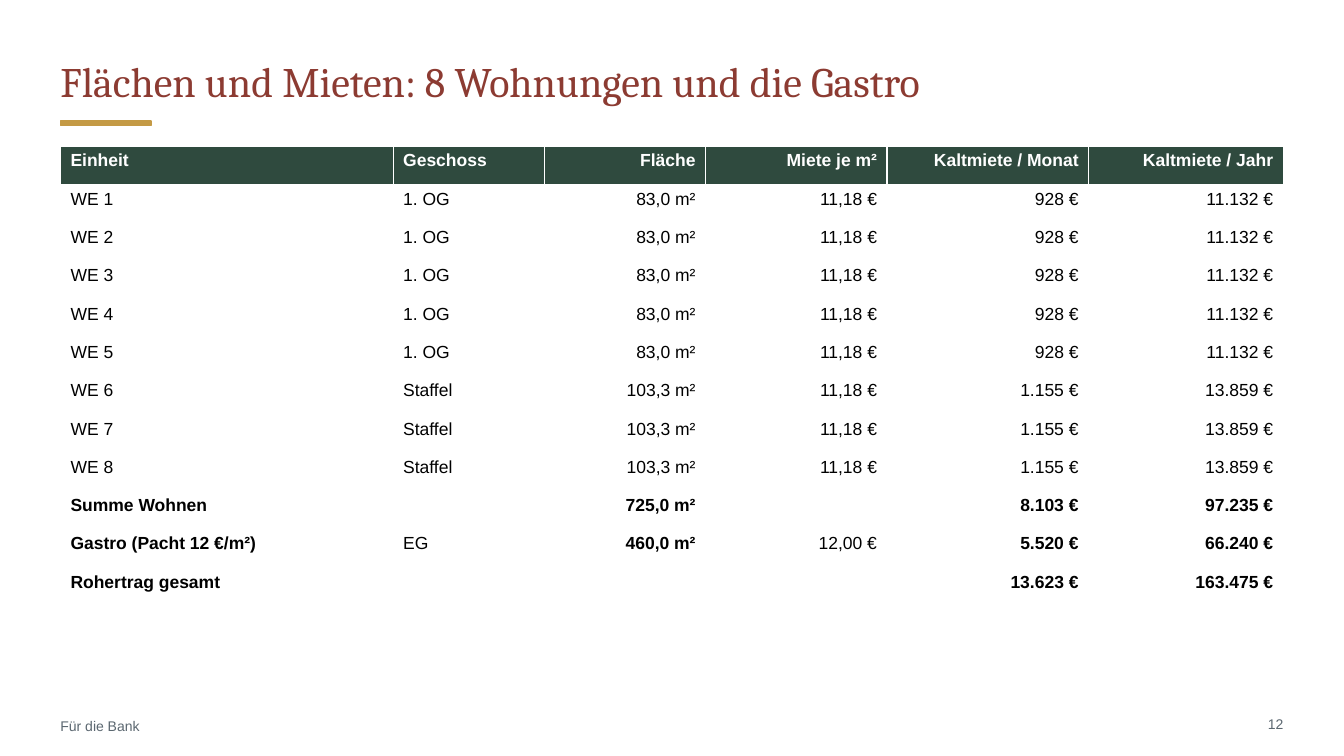
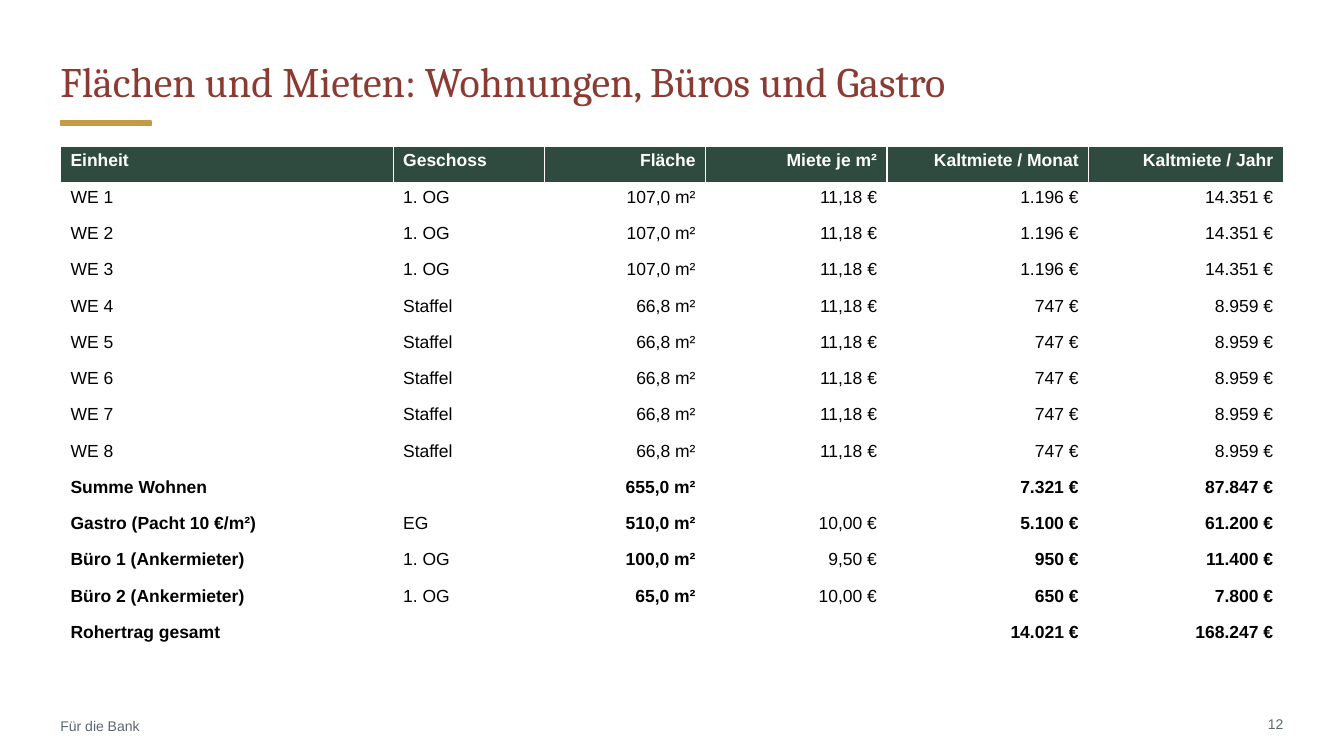
Before and after one commit to CartoonUsername/bau-projekt, a slide deck: slide 12 of praesentation/Neue-Mitte-Werlte_Baufeld3_8-Wohnungen_Grosse-Gastro-EG.pptx. Drawn at 1344x756 pixels with LibreOffice and Linux fonts; fonts in the diff are those of the drawing. Boxes give left, top, right and bottom in pixels: in the first picture for what was removed or moved away, otherwise in the second. Text is boxed around its words. In the diff, an @@ line names an element or a change of style, - is before the commit and + after.

```diff
--- a/praesentation/Neue-Mitte-Werlte_Baufeld3_8-Wohnungen_Grosse-Gastro-EG.pptx
+++ b/praesentation/Neue-Mitte-Werlte_Baufeld3_8-Wohnungen_Grosse-Gastro-EG.pptx
@@ title at (60,68,946,106): text changed @@
-Flächen und Mieten: 8 Wohnungen und die Gastro
+Flächen und Mieten: Wohnungen, Büros und Gastro
@@ table at (60,146,1284,646) @@
-row 2: WE 1 | 1. OG | 83,0 m² | 11,18 € | 928 € | 11.132 €
-row 3: WE 2 | 1. OG | 83,0 m² | 11,18 € | 928 € | 11.132 €
-row 4: WE 3 | 1. OG | 83,0 m² | 11,18 € | 928 € | 11.132 €
-row 5: WE 4 | 1. OG | 83,0 m² | 11,18 € | 928 € | 11.132 €
-row 6: WE 5 | 1. OG | 83,0 m² | 11,18 € | 928 € | 11.132 €
-row 7: WE 6 | Staffel | 103,3 m² | 11,18 € | 1.155 € | 13.859 €
-row 8: WE 7 | Staffel | 103,3 m² | 11,18 € | 1.155 € | 13.859 €
-row 9: WE 8 | Staffel | 103,3 m² | 11,18 € | 1.155 € | 13.859 €
-row 10: Summe Wohnen |  | 725,0 m² |  | 8.103 € | 97.235 €
-row 11: Gastro (Pacht 12 €/m²) | EG | 460,0 m² | 12,00 € | 5.520 € | 66.240 €
-row 12: Rohertrag gesamt |  |  |  | 13.623 € | 163.475 €
+row 2: WE 1 | 1. OG | 107,0 m² | 11,18 € | 1.196 € | 14.351 €
+row 3: WE 2 | 1. OG | 107,0 m² | 11,18 € | 1.196 € | 14.351 €
+row 4: WE 3 | 1. OG | 107,0 m² | 11,18 € | 1.196 € | 14.351 €
+row 5: WE 4 | Staffel | 66,8 m² | 11,18 € | 747 € | 8.959 €
+row 6: WE 5 | Staffel | 66,8 m² | 11,18 € | 747 € | 8.959 €
+row 7: WE 6 | Staffel | 66,8 m² | 11,18 € | 747 € | 8.959 €
+row 8: WE 7 | Staffel | 66,8 m² | 11,18 € | 747 € | 8.959 €
+row 9: WE 8 | Staffel | 66,8 m² | 11,18 € | 747 € | 8.959 €
+row 10: Summe Wohnen |  | 655,0 m² |  | 7.321 € | 87.847 €
+row 11: Gastro (Pacht 10 €/m²) | EG | 510,0 m² | 10,00 € | 5.100 € | 61.200 €
+row 12: Büro 1 (Ankermieter) | 1. OG | 100,0 m² | 9,50 € | 950 € | 11.400 €
+row 13: Büro 2 (Ankermieter) | 1. OG | 65,0 m² | 10,00 € | 650 € | 7.800 €
+row 14: Rohertrag gesamt |  |  |  | 14.021 € | 168.247 €
```
Also in this commit, not shown: 24 other slides changed, 1 slide added, 20 other files.
